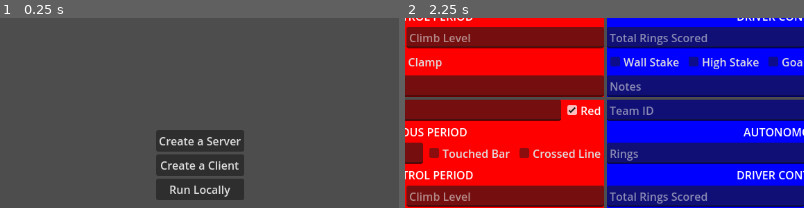
Above: before the commit, frames 1-2 (left to right).
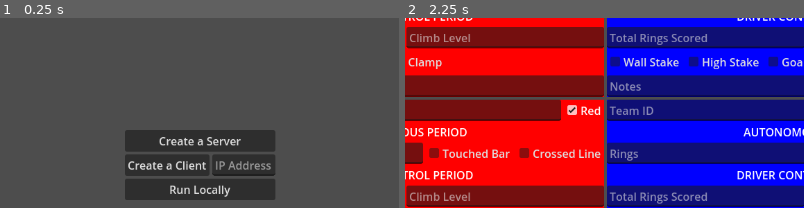
Above: after the commit, the same moments.

Repository: the-alex-g/VexScouting2025
Game: Godot game, scene res://main.tscn
Two runs of this game, one before a commit and one after it. Both use one fixed random seed, a clock stepped at 60 frames per second and the inputs below.
Inputs (mouse positions are % of the whole screen's width and height, from its top left):
- Up to frame 1 (0.25 s): no input
- Up to frame 2 (2.25 s): click (22, 3) at 0.52 s; type "12" at 0.6 s; click (13, 14) at 0.75 s; type "12" at 0.83 s; click (12, 25) at 0.98 s; type "12" at 1.07 s; click (37, 25) at 1.27 s; type "12" at 1.35 s; click (25, 38) at 1.5 s; type "12" at 1.58 s; click (72, 3) at 1.73 s; type "12" at 1.82 s; click "Create a Client" at 2 s
The pictures show only the part of the screen within x 25-75%, y 20-70%; the shares and areas given below are measured in that part.

The runs differ from the first frame. In frame 1, 5.6% of the frame differs, in the area x 31-69%, y 58-96%; in frame 2, nothing differs.

Commit message:
Add IP address field

Diff:
--- a/project/main.gd
+++ b/project/main.gd
@@ -76,7 +76,7 @@
 
 func _on_client_button_pressed() -> void:
 	var peer := ENetMultiplayerPeer.new()
-	peer.create_client("127.0.0.1", 7000)
+	peer.create_client($Panel/VBoxContainer/HBoxContainer/LineEdit.text, 7000)
 	multiplayer.multiplayer_peer = peer
 	_on_load_panel.hide()
 	_team_lookup_section.hide()
--- a/project/main.tscn
+++ b/project/main.tscn
@@ -97,9 +97,17 @@
 layout_mode = 2
 text = "Create a Server"
 
-[node name="ClientButton" type="Button" parent="Panel/VBoxContainer"]
+[node name="HBoxContainer" type="HBoxContainer" parent="Panel/VBoxContainer"]
+layout_mode = 2
+
+[node name="ClientButton" type="Button" parent="Panel/VBoxContainer/HBoxContainer"]
 layout_mode = 2
 text = "Create a Client"
+
+[node name="LineEdit" type="LineEdit" parent="Panel/VBoxContainer/HBoxContainer"]
+layout_mode = 2
+placeholder_text = "IP Address"
+expand_to_text_length = true
 
 [node name="LocalButton" type="Button" parent="Panel/VBoxContainer"]
 layout_mode = 2
@@ -108,5 +116,5 @@
 [connection signal="pressed" from="ScrollContainer/VBoxContainer/SaveButton" to="." method="_on_save_button_pressed"]
 [connection signal="text_changed" from="ScrollContainer/VBoxContainer/LineEdit" to="." method="_on_line_edit_text_changed"]
 [connection signal="pressed" from="Panel/VBoxContainer/ServerButton" to="." method="_on_server_button_pressed"]
-[connection signal="pressed" from="Panel/VBoxContainer/ClientButton" to="." method="_on_client_button_pressed"]
+[connection signal="pressed" from="Panel/VBoxContainer/HBoxContainer/ClientButton" to="." method="_on_client_button_pressed"]
 [connection signal="pressed" from="Panel/VBoxContainer/LocalButton" to="." method="_on_local_button_pressed"]
